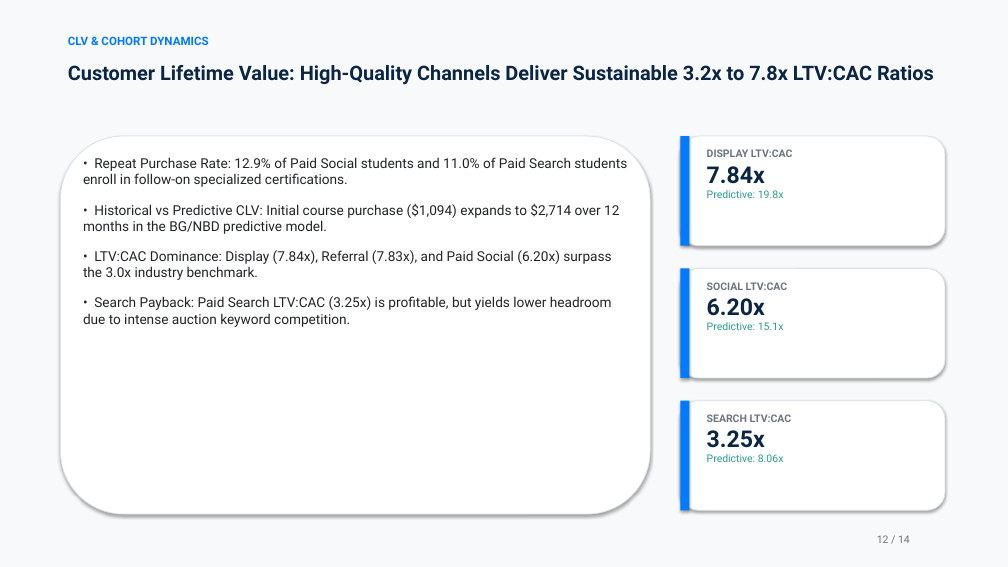
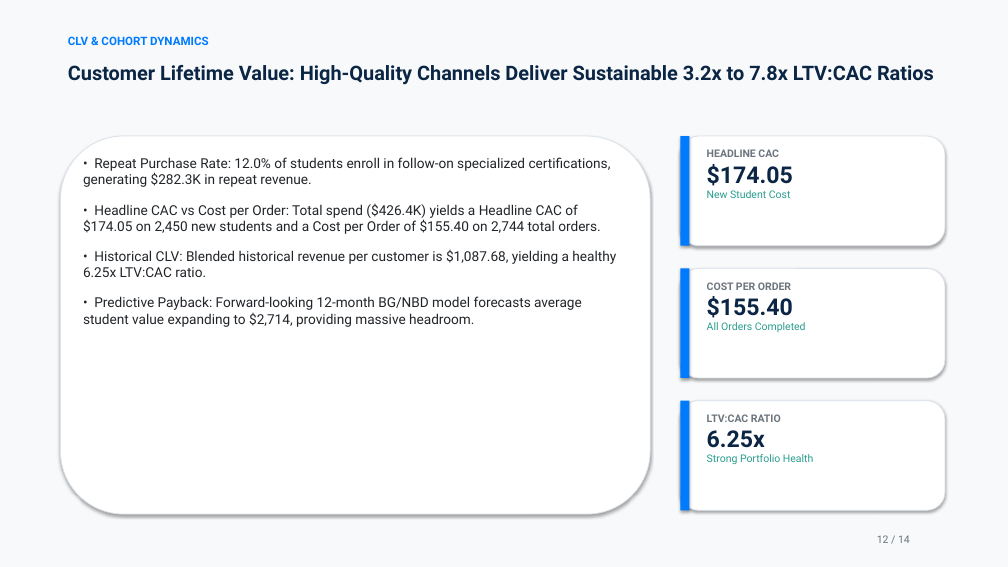
Before and after one commit to JNikhil11/grito-marketing-attribution-analytics, a slide deck: slide 12 of presentation/Grito_Attribution_Deck.pptx. Drawn at 1008x567 pixels with LibreOffice and Linux fonts; fonts in the diff are those of the drawing. Boxes give left, top, right and bottom in pixels: in the first picture for what was removed or moved away, otherwise in the second. Text is boxed around its words. In the diff, an @@ line names an element or a change of style, - is before the commit and + after.

Commit message:
feat: complete addressal of 9 review findings, Shapley value game theory fix, and rigorous QA verification

```diff
--- a/presentation/Grito_Attribution_Deck.pptx
+++ b/presentation/Grito_Attribution_Deck.pptx
@@ text at [707,149,793,198]: text changed @@
-DISPLAY LTV:CAC
-7.84x
-Predictive: 19.8x
+HEADLINE CAC
+$174.05
+New Student Cost
@@ text at [83,157,616,327]: text changed @@
-• Repeat Purchase Rate: 12.9% of Paid Social students and 11.0% of Paid Search students enroll in follow-on specialized certifications.
-• Historical vs Predictive CLV: Initial course purchase ($1,094) expands to $2,714 over 12 months in the BG/NBD predictive model.
-• LTV:CAC Dominance: Display (7.84x), Referral (7.83x), and Paid Social (6.20x) surpass the 3.0x industry benchmark.
-• Search Payback: Paid Search LTV:CAC (3.25x) is profitable, but yields lower headroom due to intense auction keyword competition.
+• Repeat Purchase Rate: 12.0% of students enroll in follow-on specialized certifications, generating $282.3K in repeat revenue.
+• Headline CAC vs Cost per Order: Total spend ($426.4K) yields a Headline CAC of $174.05 on 2,450 new students and a Cost per Order of $155.40 on 2,744 total orders.
+• Historical CLV: Blended historical revenue per customer is $1,087.68, yielding a healthy 6.25x LTV:CAC ratio.
+• Predictive Payback: Forward-looking 12-month BG/NBD model forecasts average student value expanding to $2,714, providing massive headroom.
@@ text at [707,282,806,332]: text changed @@
-SOCIAL LTV:CAC
-6.20x
-Predictive: 15.1x
+COST PER ORDER
+$155.40
+All Orders Completed
@@ text at [707,414,813,464]: text changed; bold off @@
-SEARCH LTV:CAC
-3.25x
-Predictive: 8.06x
+LTV:CAC RATIO
+6.25x
+Strong Portfolio Health
```
Also in this commit, not shown: 12 other slides changed, 32 other files.
